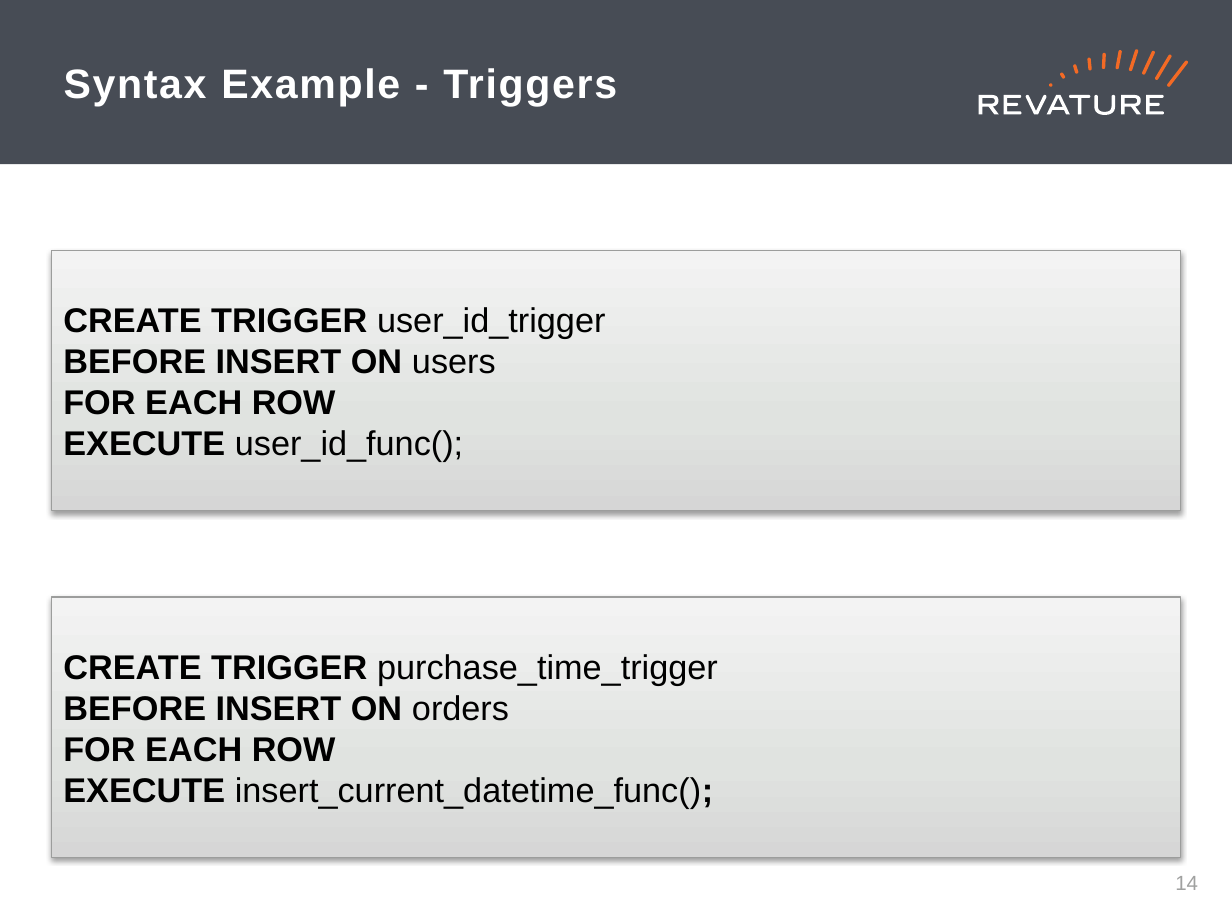
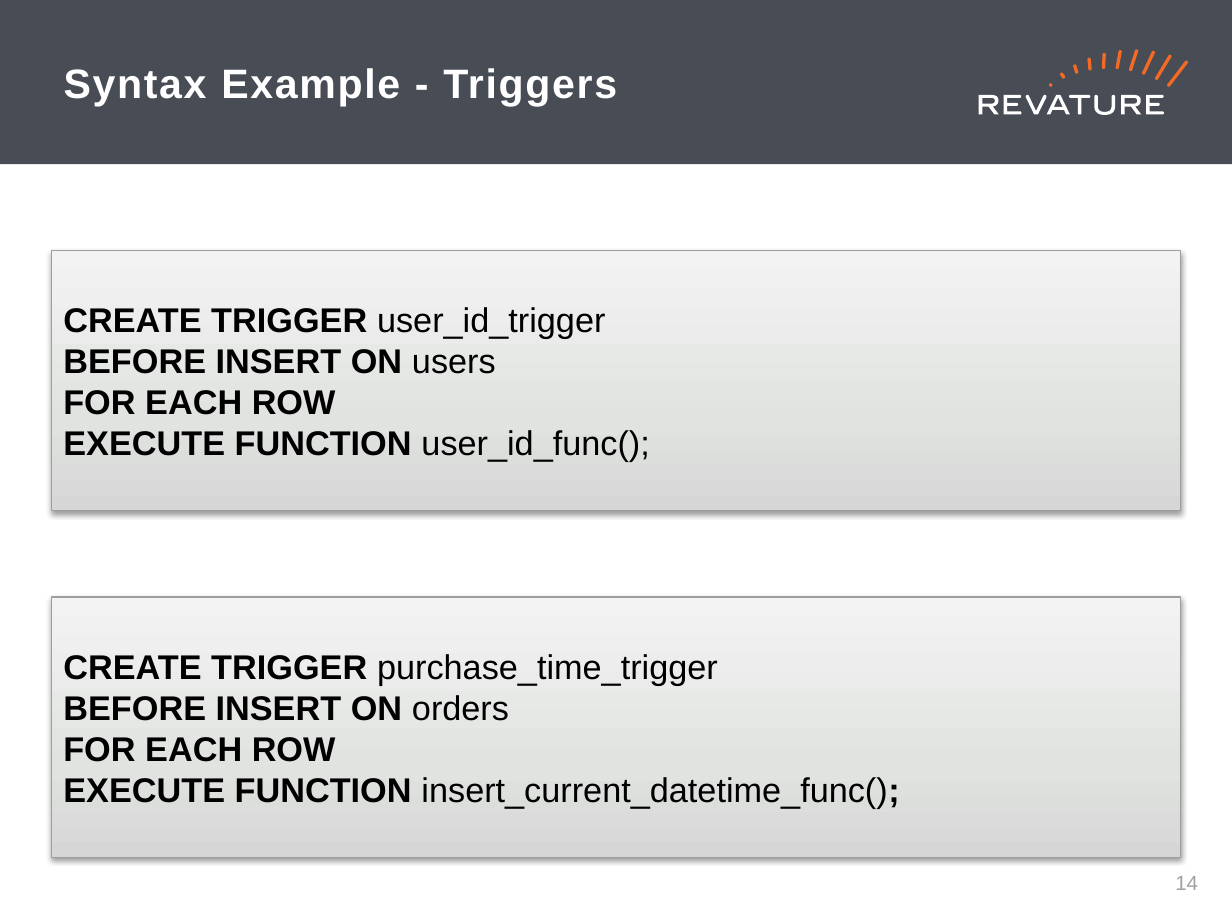
Before and after one commit to jhigherevature/8302021_RAP, a slide deck: slide 15 of powerpoints/Day_22.pptx. Drawn at 1232x924 pixels with LibreOffice and Linux fonts; fonts in the diff are those of the drawing. Boxes give left, top, right and bottom in pixels: in the first picture for what was removed or moved away, otherwise in the second. Text is boxed around its words. In the diff, an @@ line names an element or a change of style, - is before the commit and + after.

```diff
--- a/powerpoints/Day_22.pptx
+++ b/powerpoints/Day_22.pptx
@@ text in rectangle at bbox=[63, 430, 649, 462]: text changed; bold on @@
-EXECUTE user_id_func();
+EXECUTE FUNCTION user_id_func();
@@ text in rectangle at bbox=[63, 777, 899, 809]: text changed @@
-EXECUTE insert_current_datetime_func();
+EXECUTE FUNCTION insert_current_datetime_func();
```
Also in this commit, not shown: 1 other slide changed, 5 other files.
